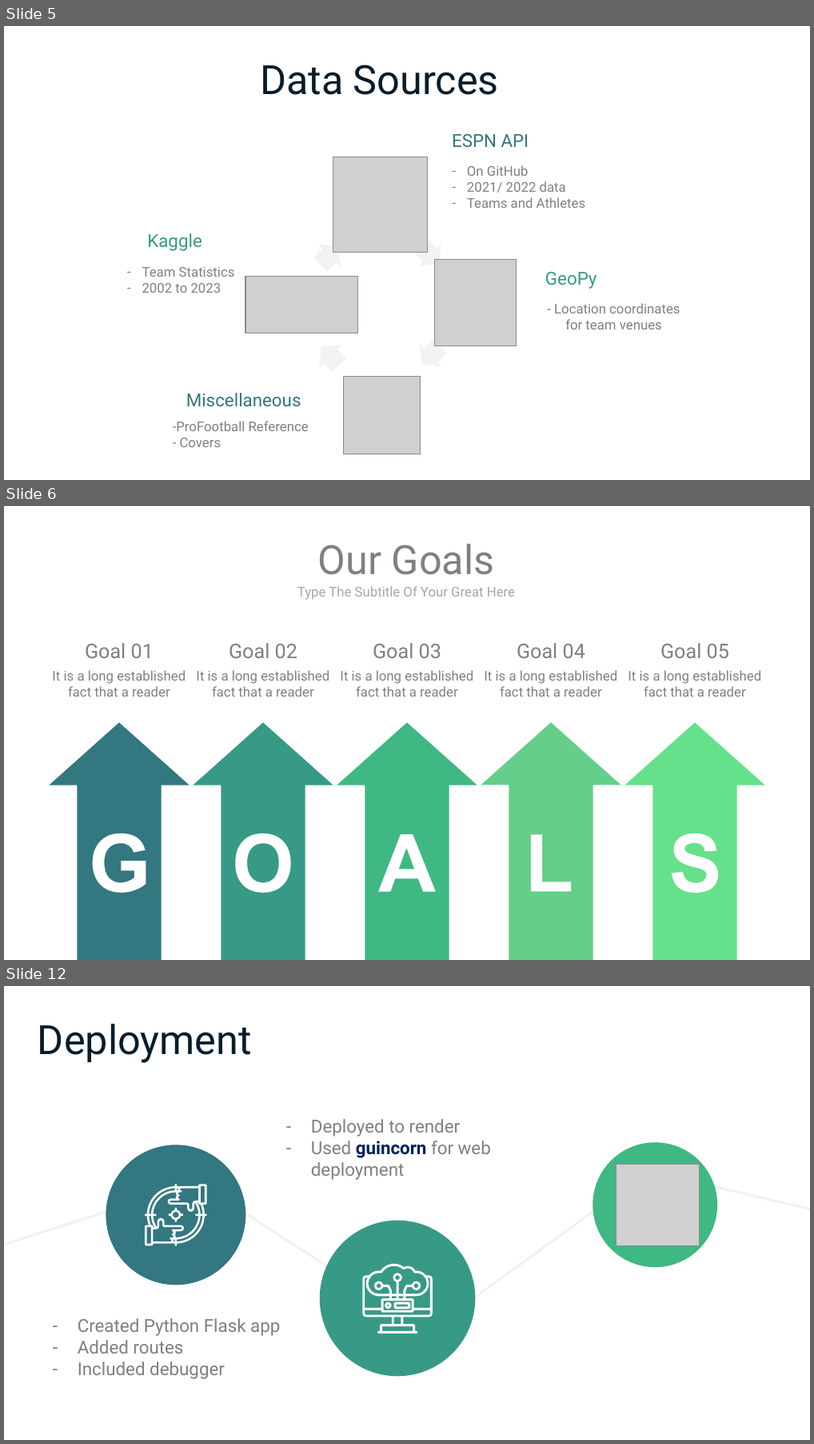
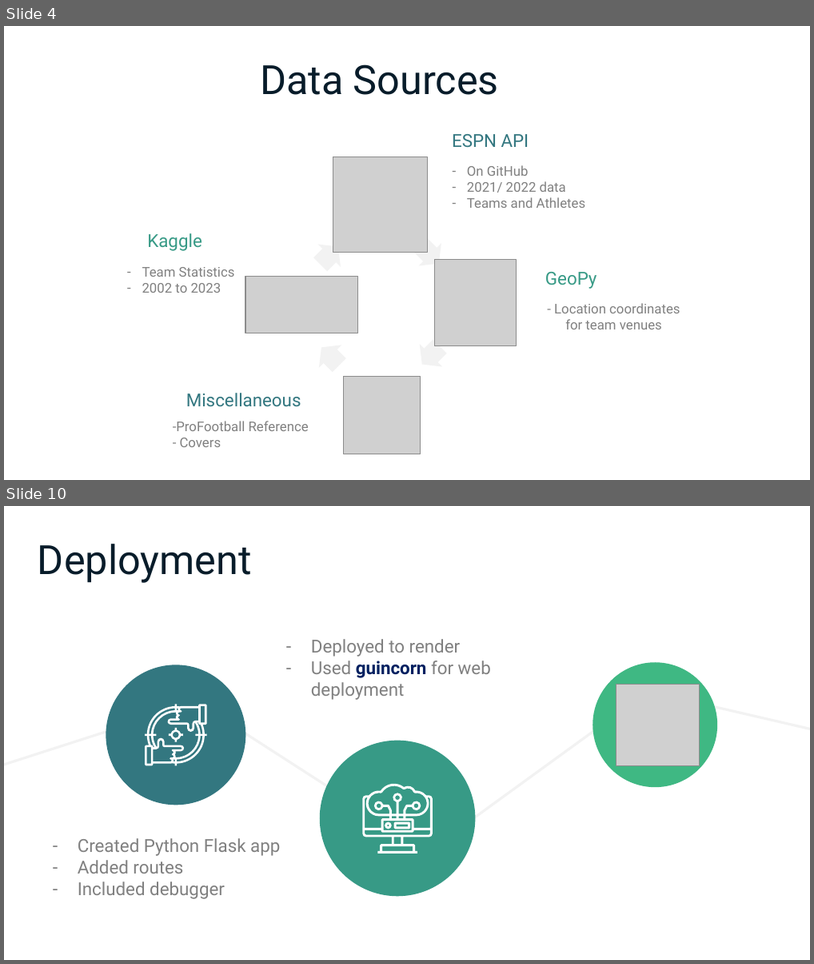
Before and after one commit to gusmendesbh/project3-group1, a slide deck: presentation/Group3_NFL_slides.pptx. Shown one above the other, each under a label of ours: slides 5, 6 and 12 before the commit, slides 4 and 10 after it; the slides between them are not shown. The pictures are 814x1444 and 814x964 pixels, drawn with LibreOffice and Linux fonts; fonts in the diff are those of the drawing; grey boxes stand for pictures. Boxes give left, top, right and bottom in pixels: in the first picture for what was removed or moved away, otherwise in the second. Text is boxed around its words. In the diff, an @@ line names an element or a change of style, - is before the commit and + after.

```diff
--- a/presentation/Group3_NFL_slides.pptx
+++ b/presentation/Group3_NFL_slides.pptx
@@ slide 6 removed at [4, 506, 810, 960], background #FFFFFF @@
@@ title removed at [318, 544, 495, 575] @@
-Our Goals
@@ text removed at [298, 586, 515, 600] @@
-Type The Subtitle Of Your Great Here
@@ text removed at [85, 643, 154, 658] @@
-Goal 01
@@ text removed at [229, 643, 298, 658] @@
-Goal 02
@@ text removed at [373, 643, 442, 658] @@
-Goal 03
@@ text removed at [517, 643, 586, 658] @@
-Goal 04
@@ text removed at [661, 643, 730, 658] @@
-Goal 05
@@ text removed at [52, 670, 186, 696] @@
-It is a long established fact that a reader
@@ text removed at [196, 670, 330, 696] @@
-It is a long established fact that a reader
@@ text removed at [340, 670, 474, 696] @@
-It is a long established fact that a reader
@@ text removed at [484, 670, 618, 696] @@
-It is a long established fact that a reader
@@ text removed at [628, 670, 762, 696] @@
-It is a long established fact that a reader
@@ right arrow removed at [49, 722, 190, 959] @@
@@ right arrow removed at [193, 722, 333, 959] @@
@@ right arrow removed at [337, 722, 478, 959] @@
@@ right arrow removed at [481, 722, 621, 959] @@
@@ right arrow removed at [625, 722, 766, 959] @@
@@ freeform shape removed at [93, 833, 146, 892] @@
@@ freeform shape removed at [235, 833, 291, 892] @@
@@ freeform shape removed at [378, 834, 435, 892] @@
@@ freeform shape removed at [531, 834, 572, 891] @@
@@ freeform shape removed at [672, 833, 718, 892] @@
@@ what was slide 5 is now slide 4 @@
@@ what was slide 12 is now slide 10 @@
```
Also in this commit, not shown: 7 slides changed, 1 slide added, 3 other slides removed.
